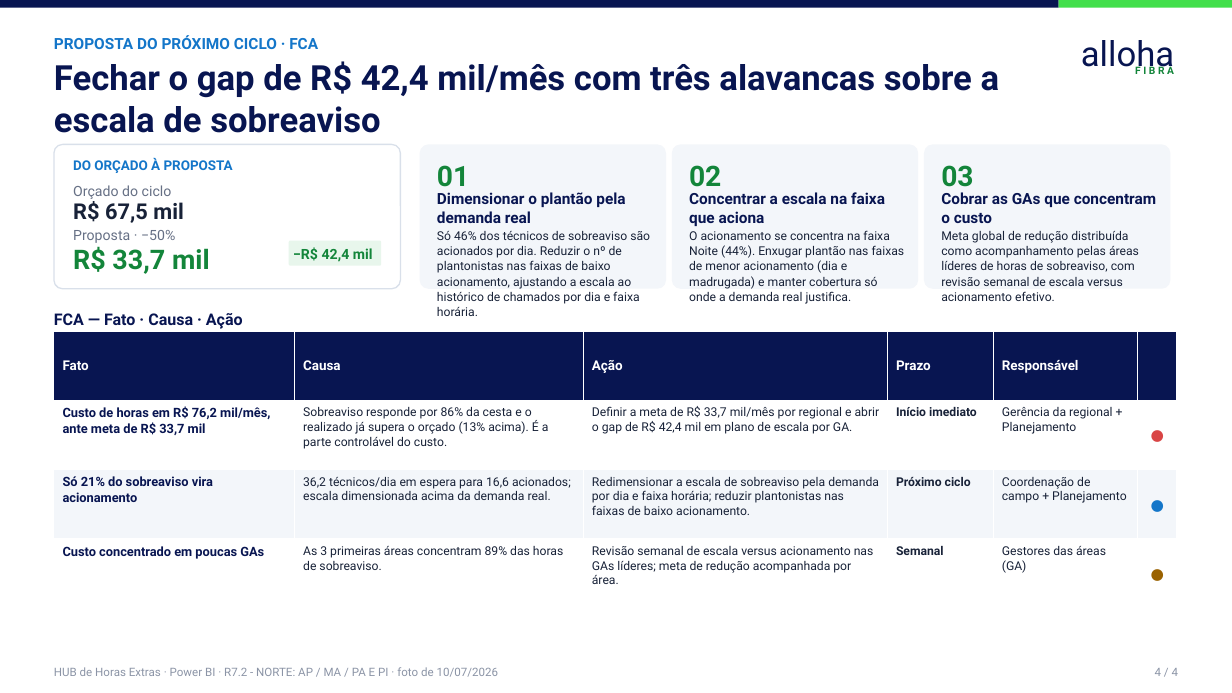
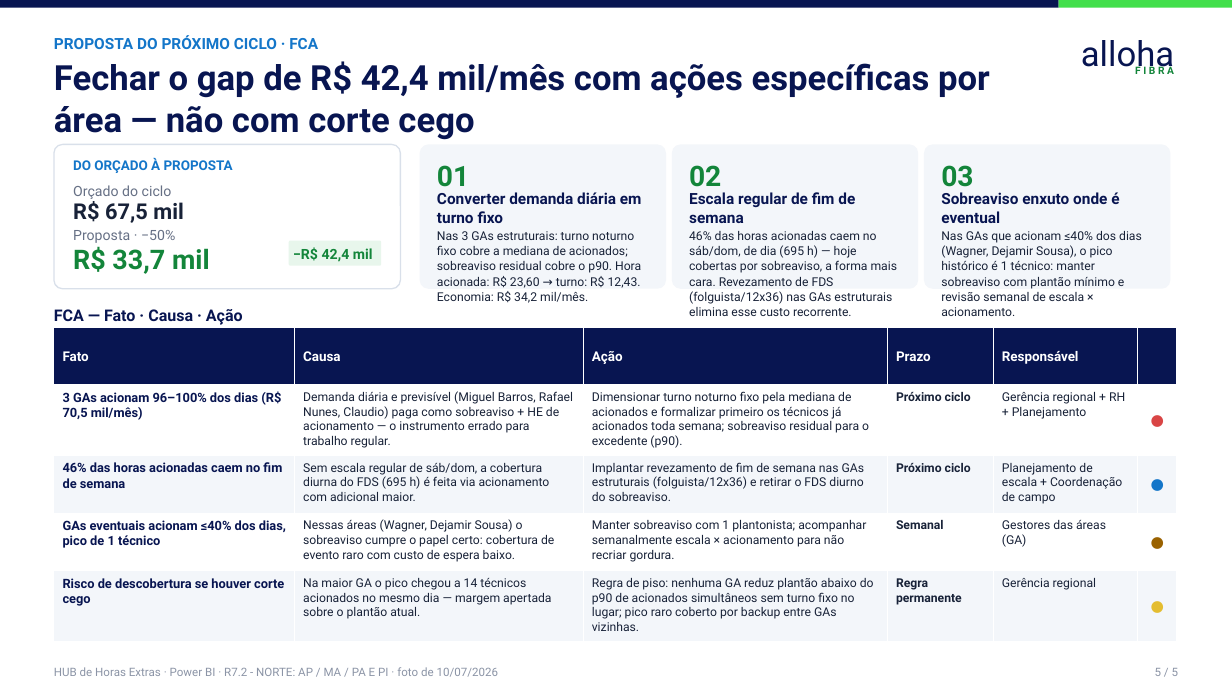
Before and after one commit to durthvader/megabrain, a slide deck: slide 5 of outputs/horas/Horas_Norte_Executivo.pptx (slide 4 before the commit). Drawn at 1232x693 pixels with LibreOffice and Linux fonts; fonts in the diff are those of the drawing. Boxes give left, top, right and bottom in pixels: in the first picture for what was removed or moved away, otherwise in the second. Text is boxed around its words. In the diff, an @@ line names an element or a change of style, - is before the commit and + after.

```diff
--- a/outputs/horas/Horas_Norte_Executivo.pptx
+++ b/outputs/horas/Horas_Norte_Executivo.pptx
@@ text at (x1=54, y1=61, x2=990, y2=140): text changed @@
-Fechar o gap de R$ 42,4 mil/mês com três alavancas sobre a escala de sobreaviso
+Fechar o gap de R$ 42,4 mil/mês com ações específicas por área — não com corte cego
@@ text at (x1=437, y1=192, x2=642, y2=223): text changed @@
-Dimensionar o plantão pela demanda real
+Converter demanda diária em turno fixo
@@ text at (x1=689, y1=192, x2=855, y2=223): text changed @@
-Concentrar a escala na faixa que aciona
+Escala regular de fim de semana
@@ text at (x1=941, y1=192, x2=1119, y2=223): text changed @@
-Cobrar as GAs que concentram o custo
+Sobreaviso enxuto onde é eventual
@@ text at (x1=437, y1=231, x2=641, y2=303): text changed @@
-Só 46% dos técnicos de sobreaviso são acionados por dia. Reduzir o nº de plantonistas nas faixas de baixo acionamento, ajustando a escala ao histórico de chamados por dia e faixa horária.
+Nas 3 GAs estruturais: turno noturno fixo cobre a mediana de acionados; sobreaviso residual cobre o p90. Hora acionada: R$ 23,60 → turno: R$ 12,43. Economia: R$ 34,2 mil/mês.
@@ text at (x1=689, y1=231, x2=898, y2=316): text changed @@
-O acionamento se concentra na faixa Noite (44%). Enxugar plantão nas faixas de menor acionamento (dia e madrugada) e manter cobertura só onde a demanda real justifica.
+46% das horas acionadas caem no sáb/dom, de dia (695 h) — hoje cobertas por sobreaviso, a forma mais cara. Revezamento de FDS (folguista/12x36) nas GAs estruturais elimina esse custo recorrente.
@@ text at (x1=941, y1=231, x2=1142, y2=316): text changed @@
-Meta global de redução distribuída como acompanhamento pelas áreas líderes de horas de sobreaviso, com revisão semanal de escala versus acionamento efetivo.
+Nas GAs que acionam ≤40% dos dias (Wagner, Dejamir Sousa), o pico histórico é 1 técnico: manter sobreaviso com plantão mínimo e revisão semanal de escala × acionamento.
@@ text "FCA — Fato · Causa ..." moved from (x1=54, y1=313, x2=243, y2=329) to (x1=54, y1=309, x2=243, y2=325) @@
@@ table at (x1=54, y1=327, x2=1176, y2=635) @@
-row 2: Custo de horas em R$ 76,2 mil/mês, ante meta de R$ 33,7 mil | Sobreaviso responde por 86% da cesta e o realizado já supera o orçado (13% acima). É a parte controlável do custo. | Definir a meta de R$ 33,7 mil/mês por regional e abrir o gap de R$ 42,4 mil em plano de escala por GA. | Início imediato | Gerência da regional + Planejamento | ●
-row 3: Só 21% do sobreaviso vira acionamento | 36,2 técnicos/dia em espera para 16,6 acionados; escala dimensionada acima da demanda real. | Redimensionar a escala de sobreaviso pela demanda por dia e faixa horária; reduzir plantonistas nas faixas de baixo acionamento. | Próximo ciclo | Coordenação de campo + Planejamento | ●
-row 4: Custo concentrado em poucas GAs | As 3 primeiras áreas concentram 89% das horas de sobreaviso. | Revisão semanal de escala versus acionamento nas GAs líderes; meta de redução acompanhada por área. | Semanal | Gestores das áreas (GA) | ●
+row 2: 3 GAs acionam 96–100% dos dias (R$ 70,5 mil/mês) | Demanda diária e previsível (Miguel Barros, Rafael Nunes, Claudio) paga como sobreaviso + HE de acionamento — o instrumento errado para trabalho regular. | Dimensionar turno noturno fixo pela mediana de acionados e formalizar primeiro os técnicos já acionados toda semana; sobreaviso residual para o excedente (p90). | Próximo ciclo | Gerência regional + RH + Planejamento | ●
+row 3: 46% das horas acionadas caem no fim de semana | Sem escala regular de sáb/dom, a cobertura diurna do FDS (695 h) é feita via acionamento com adicional maior. | Implantar revezamento de fim de semana nas GAs estruturais (folguista/12x36) e retirar o FDS diurno do sobreaviso. | Próximo ciclo | Planejamento de escala + Coordenação de campo | ●
+row 4: GAs eventuais acionam ≤40% dos dias, pico de 1 técnico | Nessas áreas (Wagner, Dejamir Sousa) o sobreaviso cumpre o papel certo: cobertura de evento raro com custo de espera baixo. | Manter sobreaviso com 1 plantonista; acompanhar semanalmente escala × acionamento para não recriar gordura. | Semanal | Gestores das áreas (GA) | ●
+row 5: Risco de descobertura se houver corte cego | Na maior GA o pico chegou a 14 técnicos acionados no mesmo dia — margem apertada sobre o plantão atual. | Regra de piso: nenhuma GA reduz plantão abaixo do p90 de acionados simultâneos sem turno fixo no lugar; pico raro coberto por backup entre GAs vizinhas. | Regra permanente | Gerência regional | ●
@@ table resized from (x1=54, y1=331, x2=1176, y2=608) to (x1=54, y1=327, x2=1176, y2=635) @@
@@ text at (x1=1155, y1=668, x2=1179, y2=676): text changed @@
-4 / 4
+5 / 5
```
Also in this commit, not shown: 3 other slides changed, 1 slide added, 7 other files.
